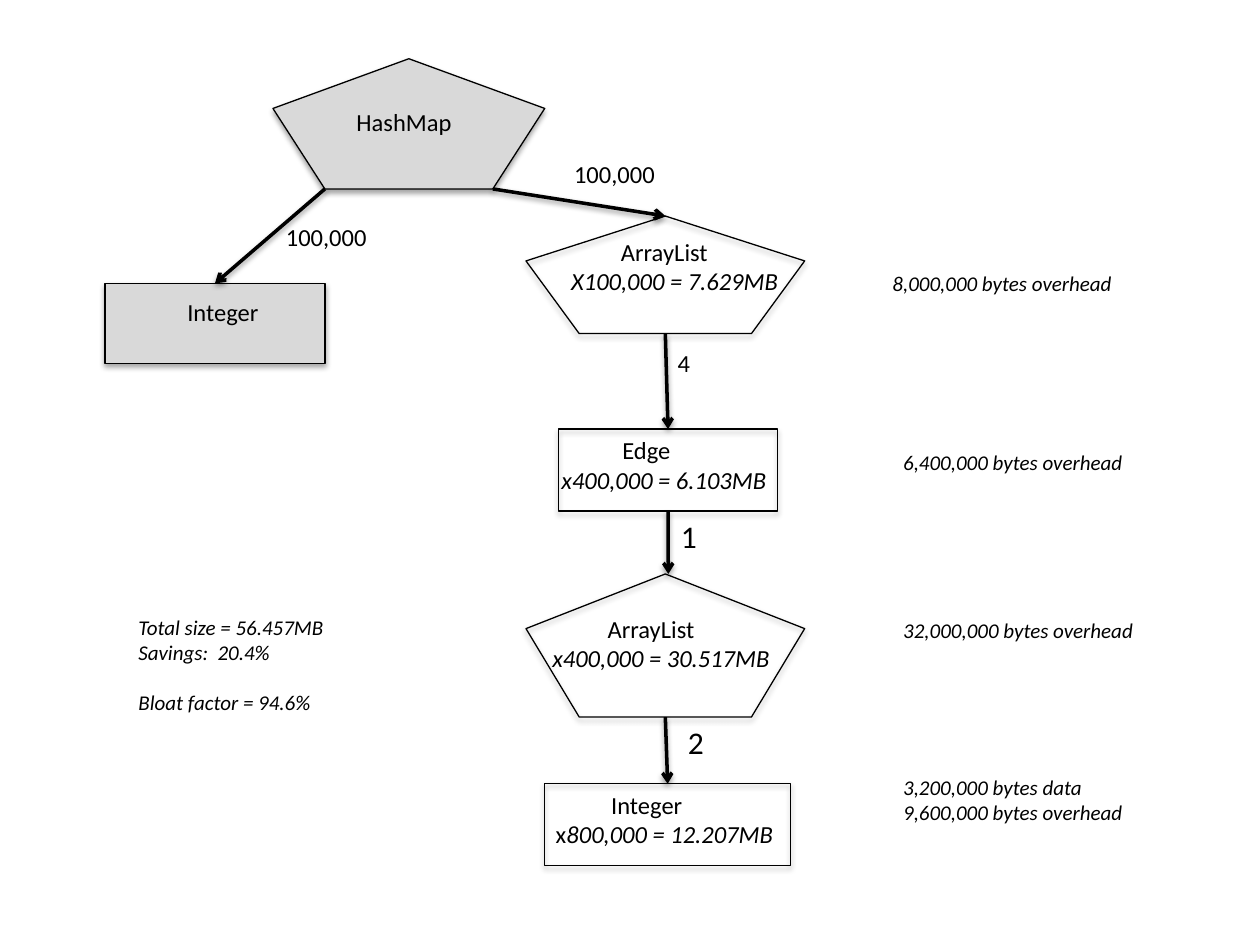
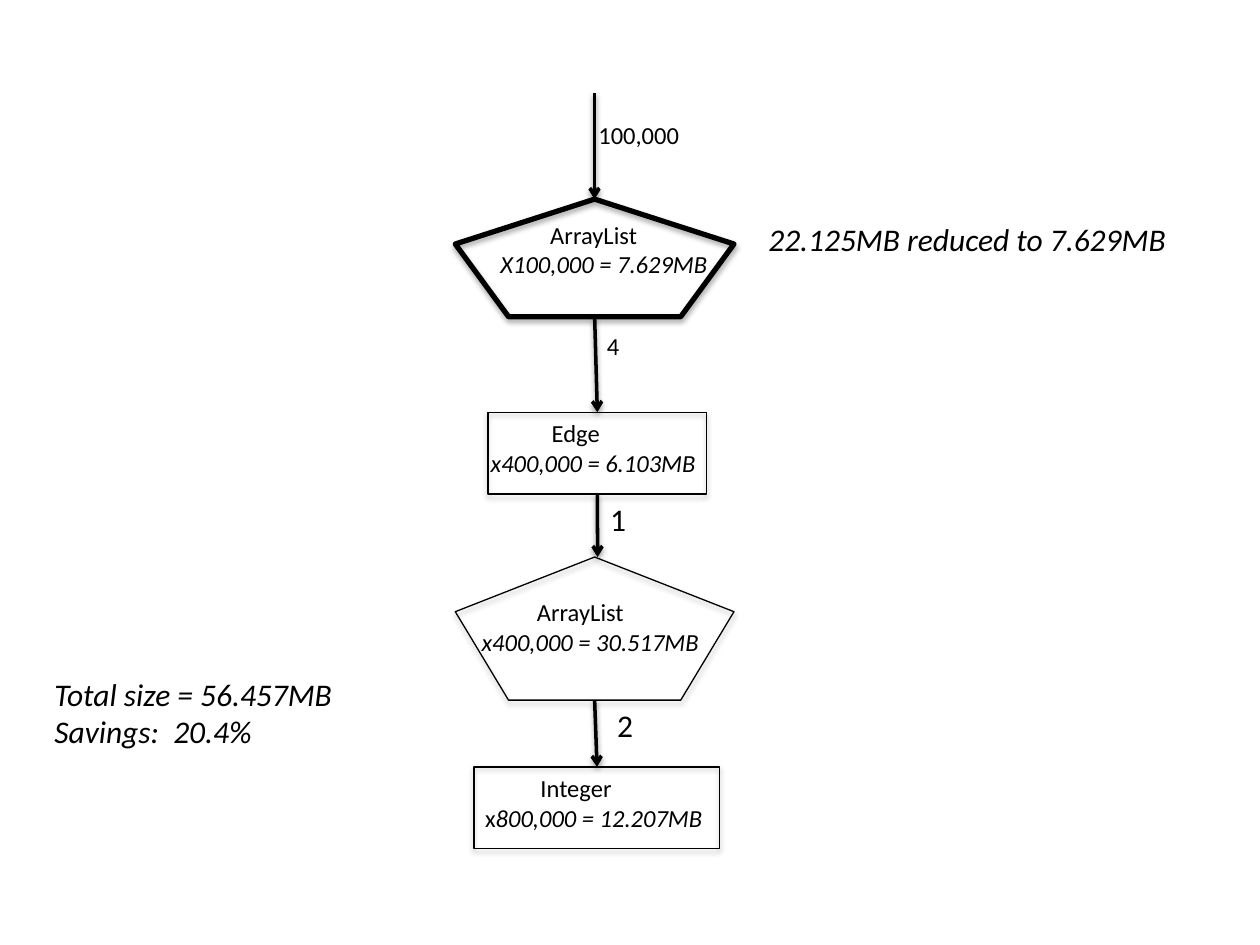
Before and after one commit to TheRuncibleTuner/bloatbook, a slide deck: slide 1 of part3/Figures/graph-arraylist.pptx. Drawn at 1260x945 pixels with LibreOffice and Linux fonts; fonts in the diff are those of the drawing. Boxes give left, top, right and bottom in pixels: in the first picture for what was removed or moved away, otherwise in the second. Text is boxed around its words. In the diff, an @@ line names an element or a change of style, - is before the commit and + after.

```diff
--- a/part3/Figures/graph-arraylist.pptx
+++ b/part3/Figures/graph-arraylist.pptx
@@ pentagon removed at [273, 59, 546, 189] @@
@@ text removed at [356, 114, 451, 135] @@
-HashMap
@@ text "100,000": place and size @@
-text "100,000" at [574, 167, 655, 186]
+text "100,000" at [598, 128, 679, 147]
@@ arrow moved from (493, 189) - (665, 215) to (595, 93) - (595, 199) @@
@@ arrow removed from (325, 189) to (215, 284) @@
@@ 3 texts, 1 rectangle, 1 arrow, 1 pentagon: place and size @@
-3 texts, 1 rectangle, 1 arrow, 1 pentagon at [525, 215, 804, 866]
+3 texts, 1 rectangle, 1 arrow, 1 pentagon at [455, 199, 733, 849]
@@ pentagon at [455, 199, 733, 316]: outline #000000 0.75 pt to #000000 3 pt @@
@@ text removed at [286, 226, 367, 249] @@
-100,000
@@ text added at [768, 229, 1166, 252], 18 pt, text #000000, italic @@
+22.125MB reduced to 7.629MB
@@ rectangle removed at [105, 284, 325, 363] @@
@@ text removed at [892, 276, 1112, 295] @@
-8,000,000 bytes overhead
@@ text removed at [187, 305, 258, 326] @@
-Integer
@@ 4 texts, 2 arrows, 1 pentagon, 1 rectangle: place and size @@
-4 texts, 2 arrows, 1 pentagon, 1 rectangle at [525, 244, 804, 718]
+4 texts, 2 arrows, 1 pentagon, 1 rectangle at [455, 227, 733, 701]
@@ text removed at [903, 455, 1123, 474] @@
-6,400,000 bytes overhead
@@ text removed at [903, 623, 1133, 642] @@
-32,000,000 bytes overhead
@@ text "Total size = 56.457MB": place and size @@
-text "Total size = 56.457MB" at [138, 620, 324, 713]
+text "Total size = 56.457MB" at [54, 684, 332, 749]
@@ text "Total size = 56.457MB" at [54, 684, 332, 749]: size 12 to 18 pt @@
@@ text at [138, 695, 310, 713]: paragraph removed @@
-Bloat factor = 94.6%
@@ text removed at [903, 780, 1123, 824] @@
-3,200,000 bytes data
-9,600,000 bytes overhead
```
Also in this commit, not shown: 9 other files.
